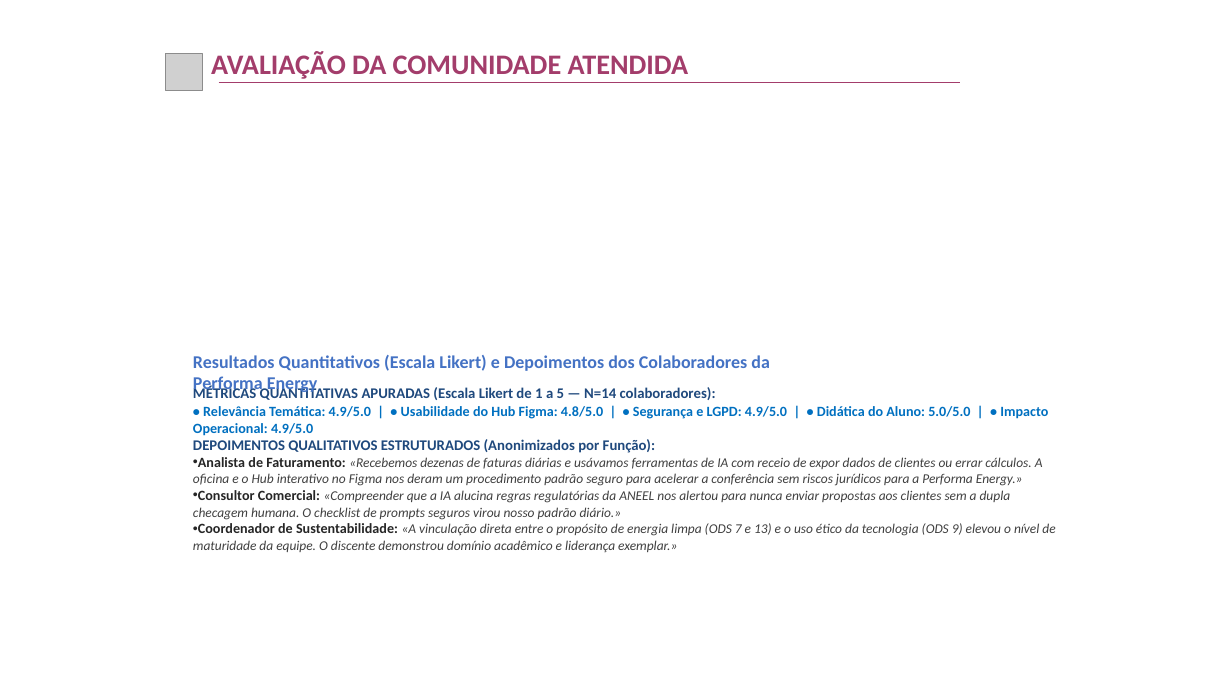
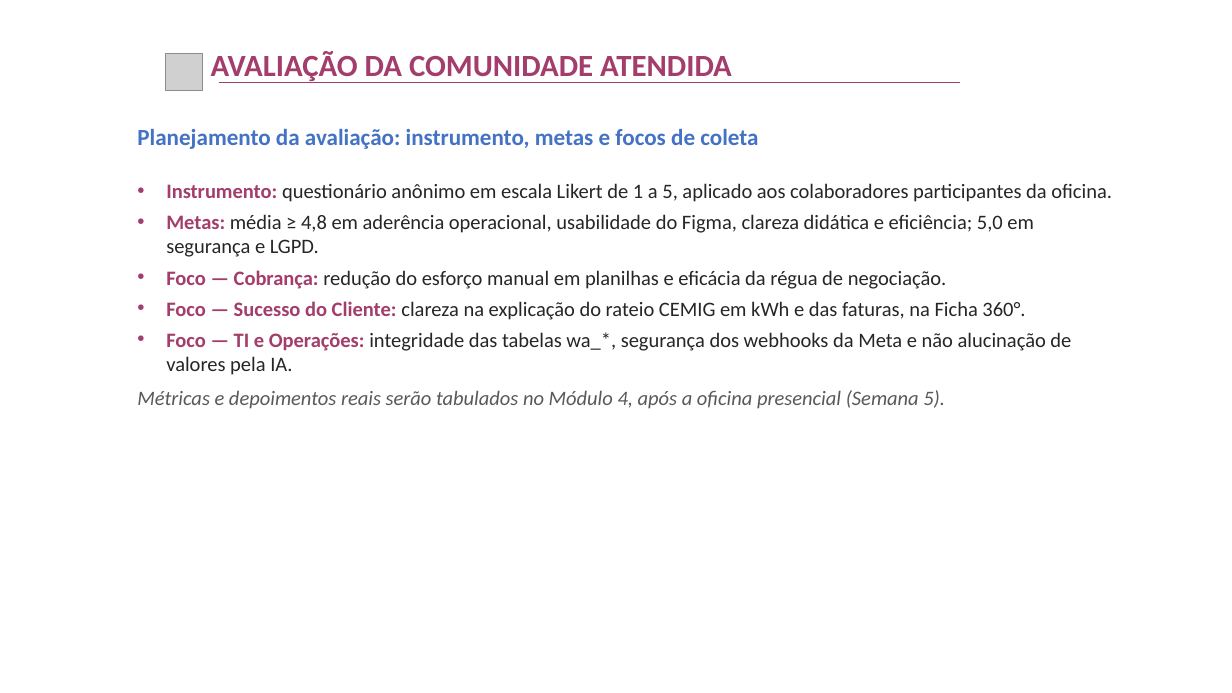
Before and after one commit to rafasants1/apex, a slide deck: slide 18 of TEMPLATE_PREENCHIDO_APEX_V_PERFORMA_ENERGY.pptx. Drawn at 1232x693 pixels with LibreOffice and Linux fonts; fonts in the diff are those of the drawing; grey boxes stand for pictures; background and template pictures are left out. Boxes give left, top, right and bottom in pixels: in the first picture for what was removed or moved away, otherwise in the second. Text is boxed around its words. In the diff, an @@ line names an element or a change of style, - is before the commit and + after.

Commit message:
feat(apex-v): aplicacao integral das correcoes ABNT/layout, pacotes modulares M1/M2 e suite Performalog Atendimento

```diff
--- a/TEMPLATE_PREENCHIDO_APEX_V_PERFORMA_ENERGY.pptx
+++ b/TEMPLATE_PREENCHIDO_APEX_V_PERFORMA_ENERGY.pptx
@@ text "AVALIAÇÃO DA COMUNIDADE ATENDIDA" at <box>211,51,732,83</box>: size 22 to 24 pt @@
@@ text at <box>137,129,758,149</box>: text changed; size 14 to 18 pt @@
-Resultados Quantitativos (Escala Likert) e Depoimentos dos Colaboradores da Performa Energy
+Planejamento da avaliação: instrumento, metas e focos de coleta
@@ text at <box>137,183,1112,409</box>: text changed; size 10.5 to 16 pt; text colour #404040 to #262626; italic off @@
-MÉTRICAS QUANTITATIVAS APURADAS (Escala Likert de 1 a 5 — N=14 colaboradores):
-• Relevância Temática: 4.9/5.0 | • Usabilidade do Hub Figma: 4.8/5.0 | • Segurança e LGPD: 4.9/5.0 | • Didática do Aluno: 5.0/5.0 | • Impacto Operacional: 4.9/5.0
-DEPOIMENTOS QUALITATIVOS ESTRUTURADOS (Anonimizados por Função):
-• Analista de Faturamento: «Recebemos dezenas de faturas diárias e usávamos ferramentas de IA com receio de expor dados de clientes ou errar cálculos. A oficina e o Hub interativo no Figma nos deram um procedimento padrão seguro para acelerar a conferência sem riscos jurídicos para a Performa Energy.»
-• Consultor Comercial: «Compreender que a IA alucina regras regulatórias da ANEEL nos alertou para nunca enviar propostas aos clientes sem a dupla checagem humana. O checklist de prompts seguros virou nosso padrão diário.»
-• Coordenador de Sustentabilidade: «A vinculação direta entre o propósito de energia limpa (ODS 7 e 13) e o uso ético da tecnologia (ODS 9) elevou o nível de maturidade da equipe. O discente demonstrou domínio acadêmico e liderança exemplar.»
+• Instrumento: questionário anônimo em escala Likert de 1 a 5, aplicado aos colaboradores participantes da oficina.
+• Metas: média ≥ 4,8 em aderência operacional, usabilidade do Figma, clareza didática e eficiência; 5,0 em segurança e LGPD.
+• Foco — Cobrança: redução do esforço manual em planilhas e eficácia da régua de negociação.
+• Foco — Sucesso do Cliente: clareza na explicação do rateio CEMIG em kWh e das faturas, na Ficha 360°.
+• Foco — TI e Operações: integridade das tabelas wa_*, segurança dos webhooks da Meta e não alucinação de valores pela IA.
+Métricas e depoimentos reais serão tabulados no Módulo 4, após a oficina presencial (Semana 5).
```
Also in this commit, not shown: 19 other slides changed, 43 other files.
